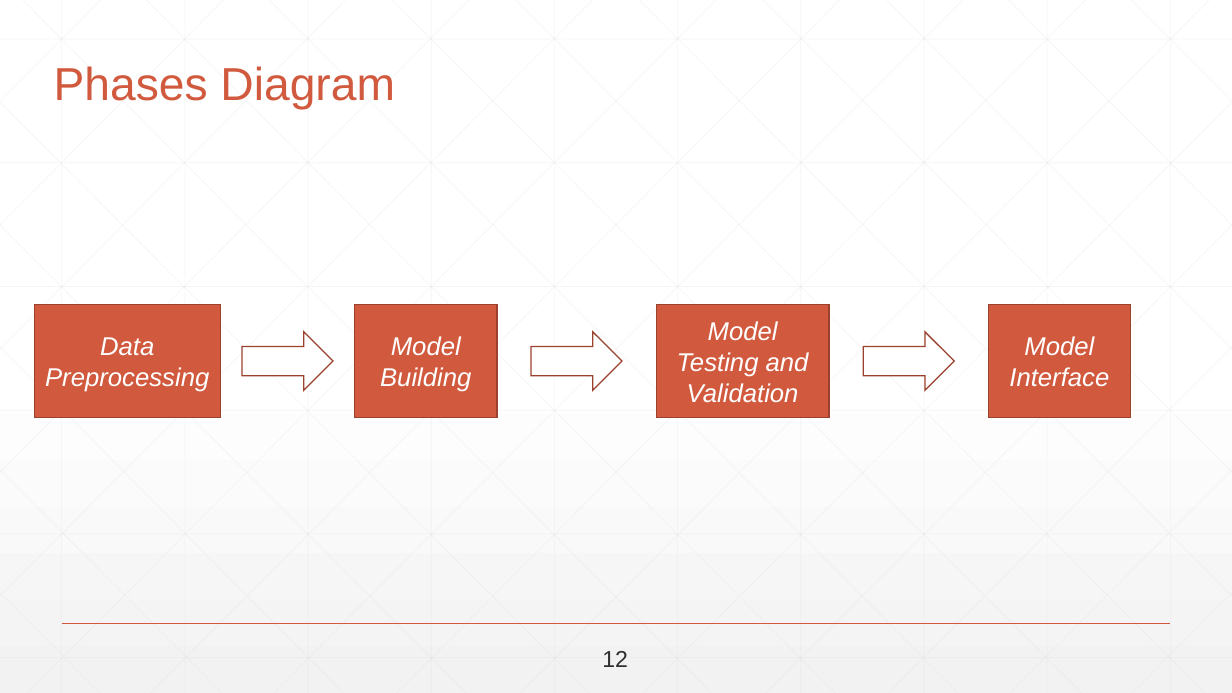
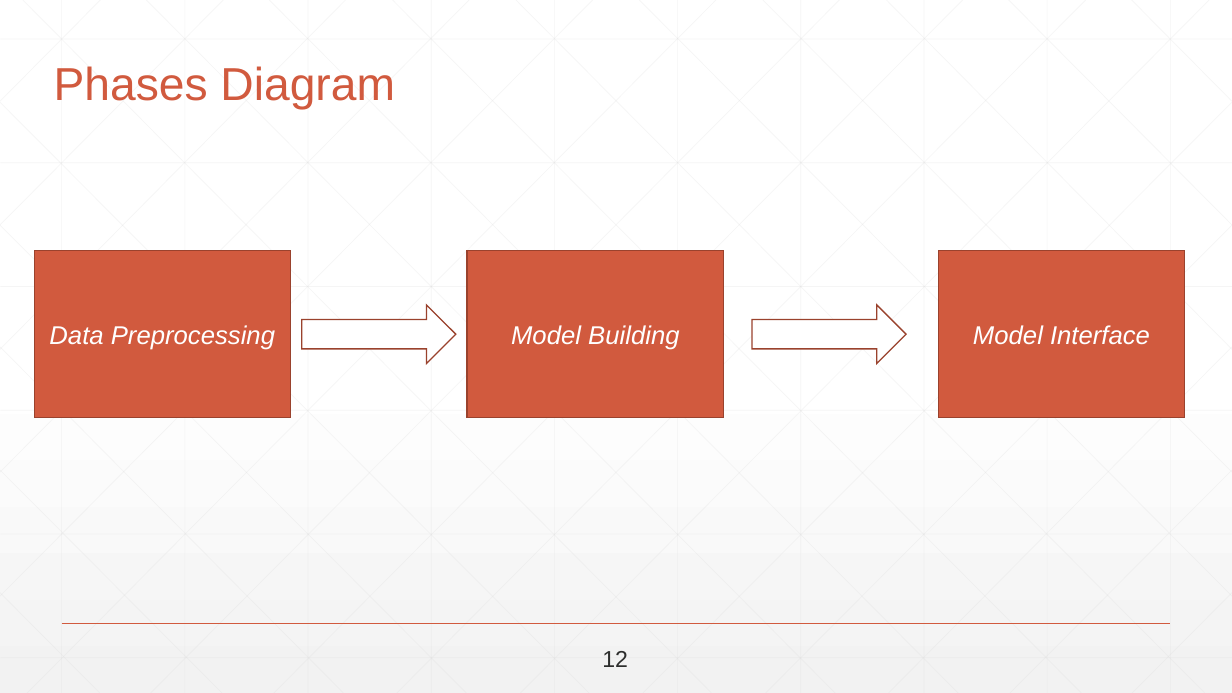
Before and after one commit to abdallahshaaban/Visual-Question-Answering, a slide deck: slide 12 of Seminars + Proposal + Documentation/Final Seminar/Visual-QA-Final-Seminar-2017.pptx. Drawn at 1232x693 pixels with LibreOffice and Linux fonts; fonts in the diff are those of the drawing. Boxes give left, top, right and bottom in pixels: in the first picture for what was removed or moved away, otherwise in the second. Text is boxed around its words. In the diff, an @@ line names an element or a change of style, - is before the commit and + after.

```diff
--- a/Seminars + Proposal + Documentation/Final Seminar/Visual-QA-Final-Seminar-2017.pptx
+++ b/Seminars + Proposal + Documentation/Final Seminar/Visual-QA-Final-Seminar-2017.pptx
@@ rectangle "Data Preprocessing": place and size @@
-rectangle "Data Preprocessing" at [34,304,220,418]
+rectangle "Data Preprocessing" at [34,250,290,418]
@@ rectangle "Model Building": place and size @@
-rectangle "Model Building" at [355,304,497,418]
+rectangle "Model Building" at [468,250,725,418]
@@ rectangle "Model Interface": place and size @@
-rectangle "Model Interface" at [989,304,1131,418]
+rectangle "Model Interface" at [939,250,1186,418]
@@ right arrow: place and size @@
-right arrow at [242,332,333,390]
+right arrow at [302,305,457,363]
@@ rectangle removed at [656,304,829,418] @@
-Model Testing and Validation
@@ right arrow: place and size @@
-right arrow at [863,332,954,390]
+right arrow at [752,305,907,363]
@@ right arrow removed at [531,332,622,390] @@
```
Also in this commit, not shown: 62 other slides changed, 2 slides added, 1 slide removed.
